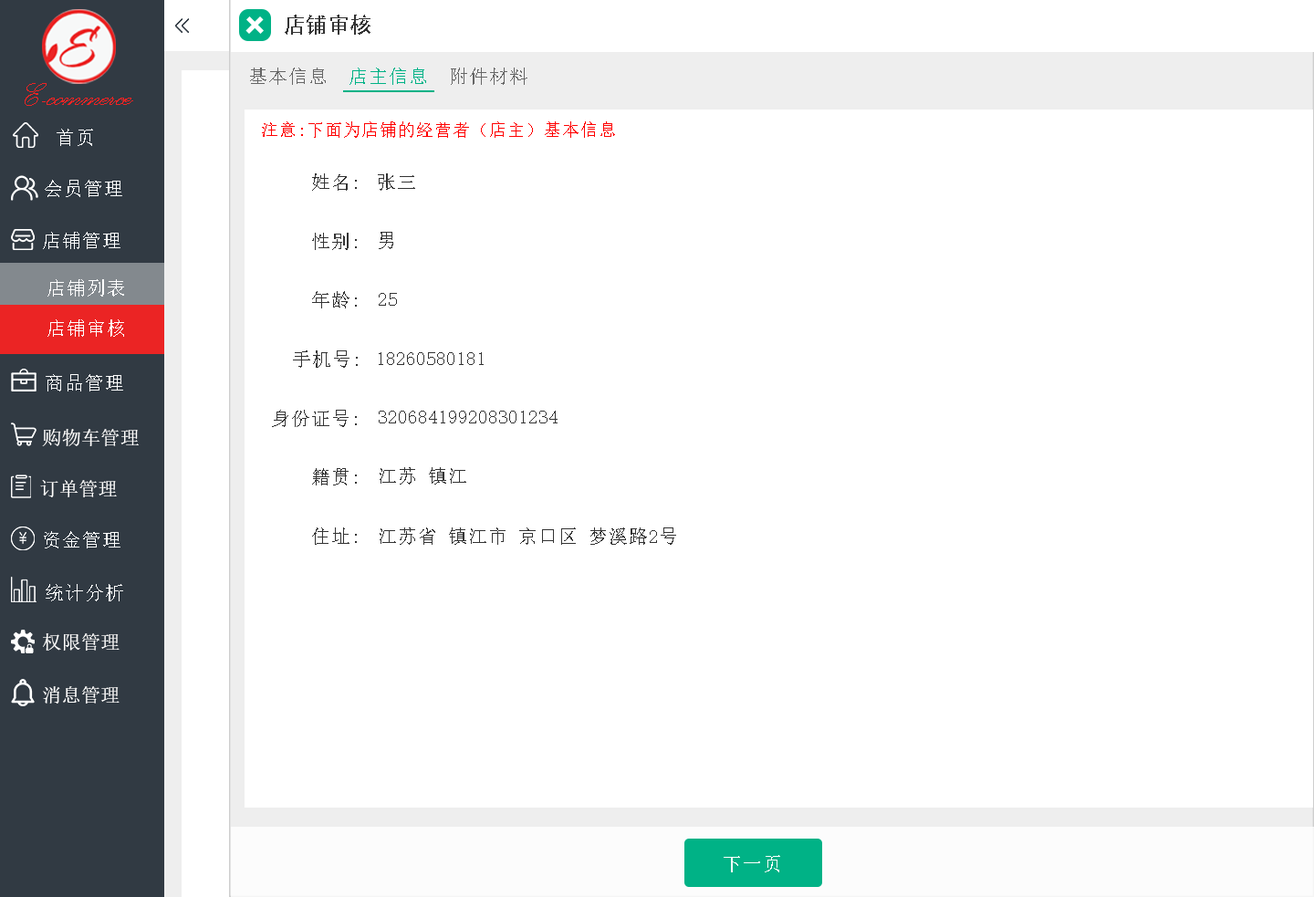
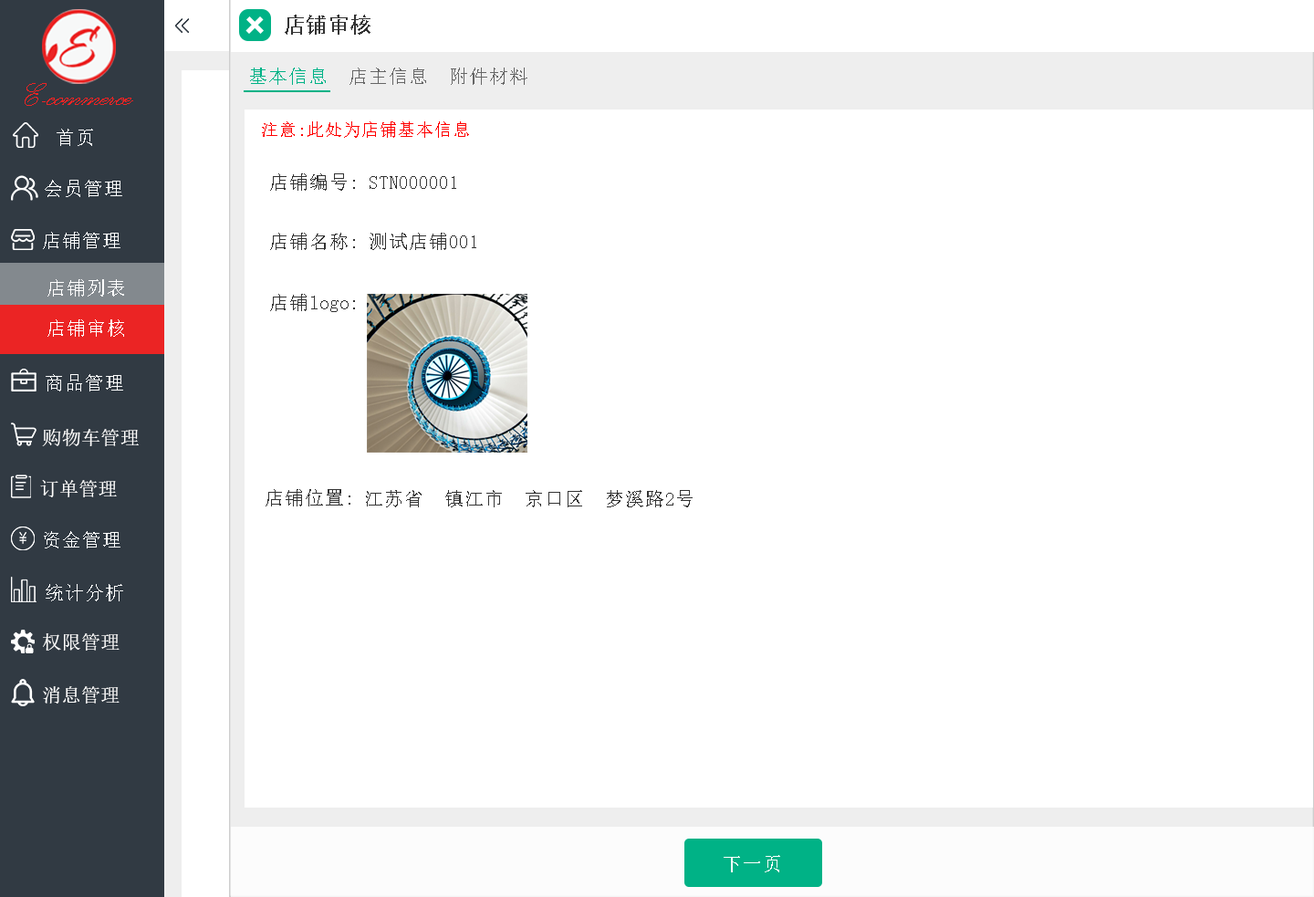
The second 1314×897 image is a revision of the first. Changes to its layers:
showed group "基本信息" (18 layers) over 243, 67, 693, 545
hid group "店主信息" (24 layers) over 243, 67, 693, 545
